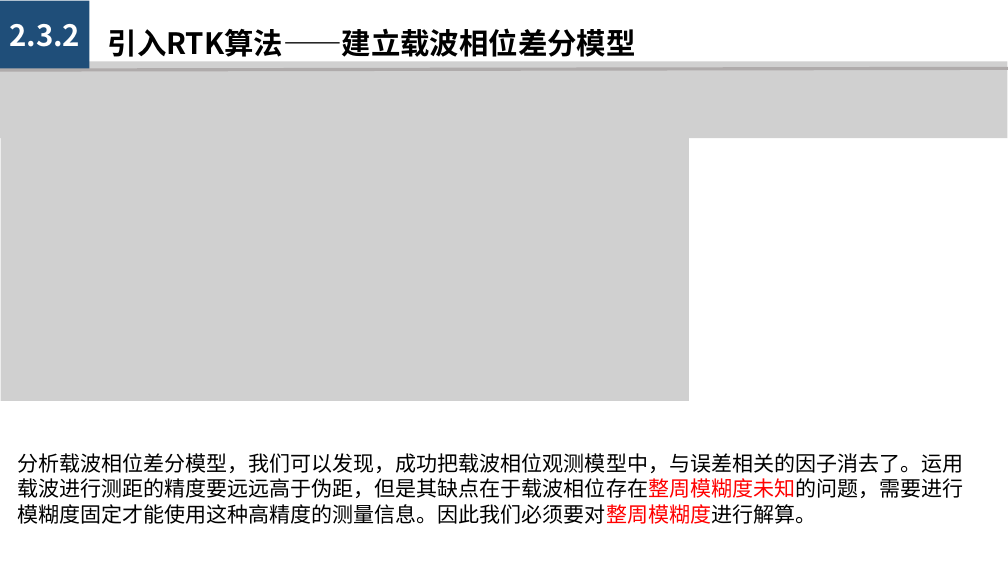
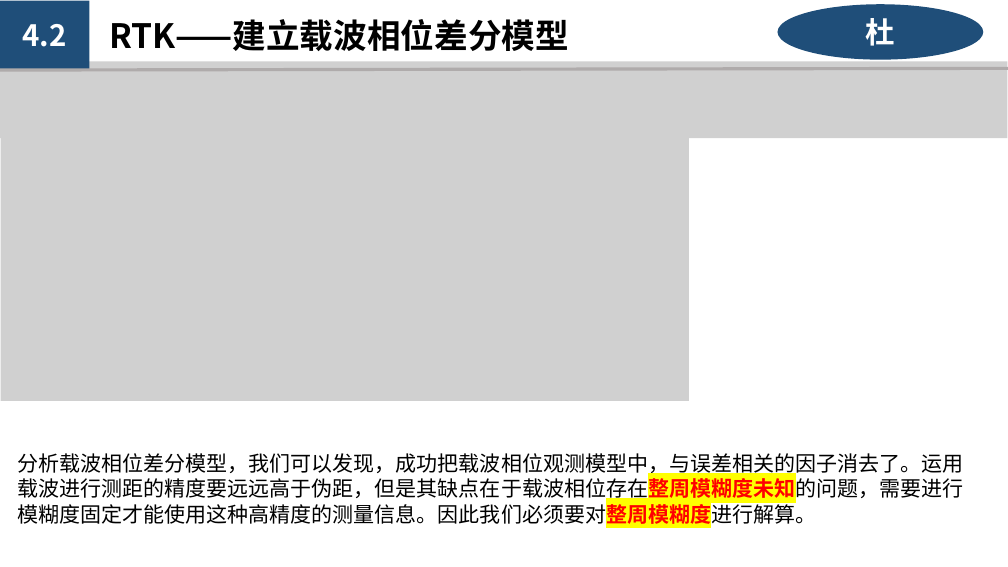
Before and after one commit to kashima19960/ppt-summary, a slide deck: slide 13 of summary/lastest_version/室外定位—项目计划汇报.pptx (slide 15 before the commit). Drawn at 1008x567 pixels with LibreOffice and Linux fonts; fonts in the diff are those of the drawing; grey boxes stand for pictures. Boxes give left, top, right and bottom in pixels: in the first picture for what was removed or moved away, otherwise in the second. Text is boxed around its words. In the diff, an @@ line names an element or a change of style, - is before the commit and + after.

```diff
--- a/summary/lastest_version/室外定位—项目计划汇报.pptx
+++ b/summary/lastest_version/室外定位—项目计划汇报.pptx
@@ text in rectangle at (x1=23, y1=24, x2=67, y2=47): text changed @@
-2.3.2
+4.2
@@ text at (x1=109, y1=19, x2=569, y2=51): text changed; size 28 to 32 pt @@
-引入RTK算法——建立载波相位差分模型
+RTK——建立载波相位差分模型
@@ ellipse added at (x1=777, y1=5, x2=983, y2=60), fill #1F4E79, 28 pt, text #FFFFFF, bold @@
+杜
@@ text "分析载波相位差分模型，我们可以发现，成功把载波相位观测模型中，与误差相关的因子消去了。运用载波进行测距的精度要远远高于伪 ..." at (x1=17, y1=453, x2=964, y2=527): highlight none to #FFFF00, bold on in "分析载波相位差分模型，我们可以发现，成功把载波相位观测模型中，与误差相关的因子消去了。运用载波进行测距的精度要远远高于伪 ..." @@
```
Also in this commit, not shown: 8 other slides changed, 7 slides added, 10 slides removed, 1 other file.
